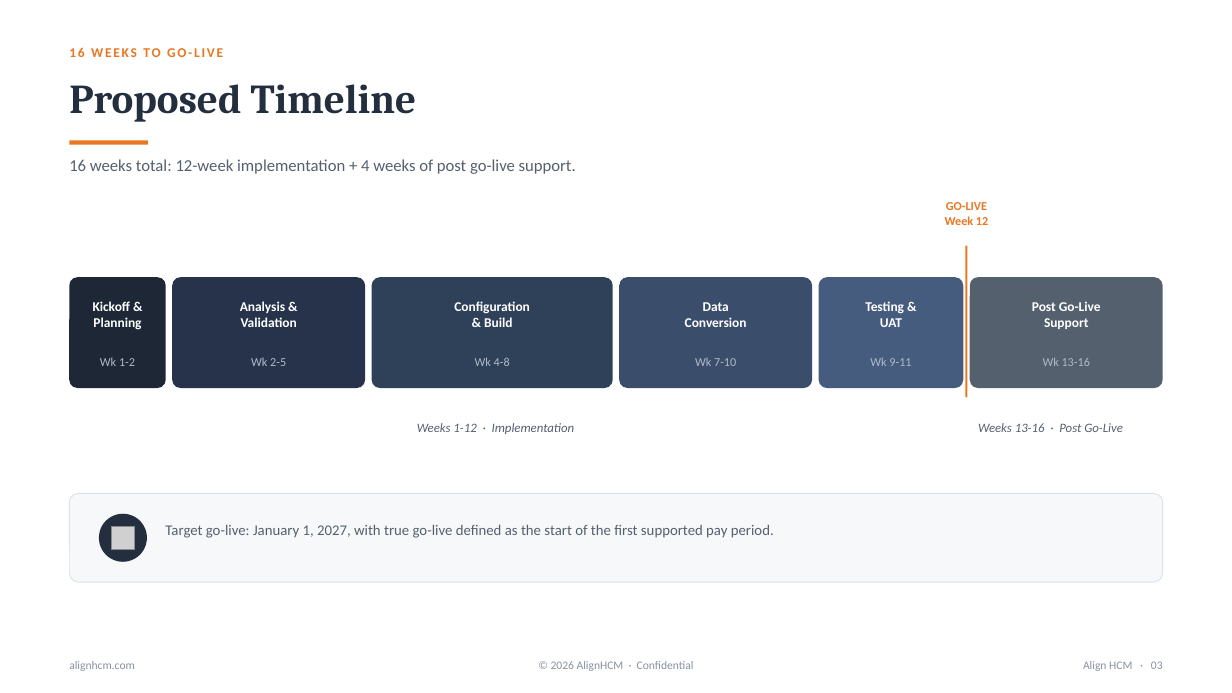
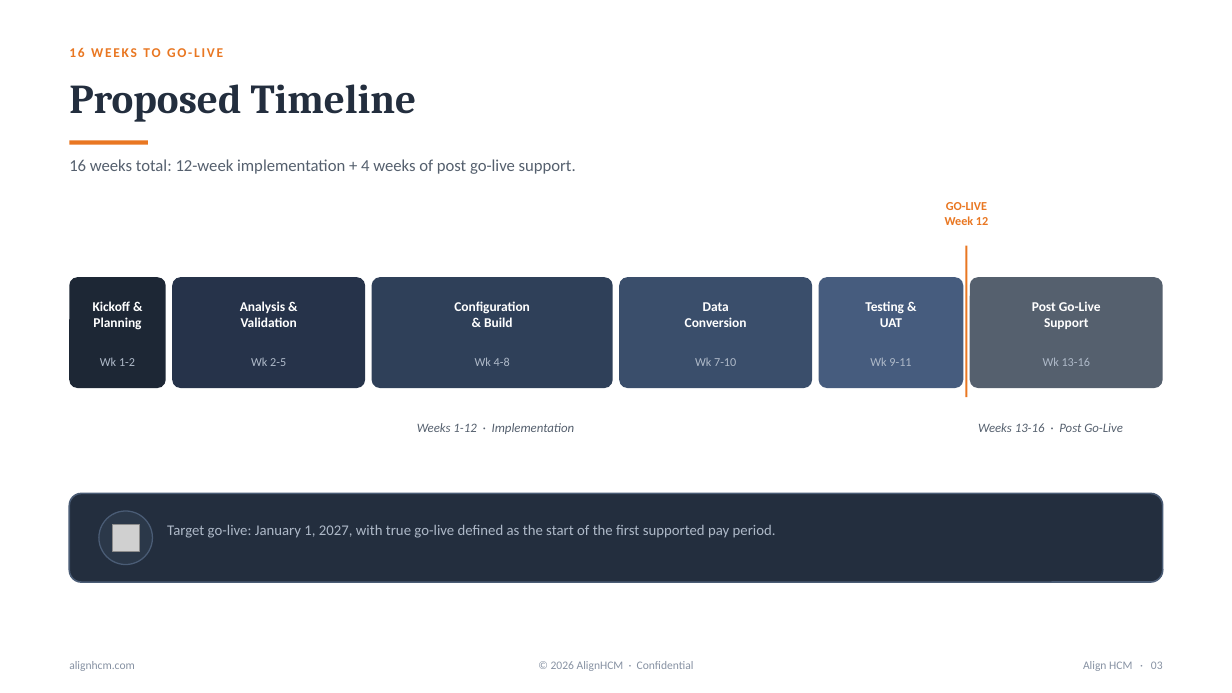
Before and after one commit to dillonmohr8777/client-operations-canonical, a slide deck: slide 3 of clients/align-hcm/deliverables/2026-08-12-bosley-hairclub-ukg-pro-merger-proposal/Align_HCM_Bosley_HairClub_UKG_Pro_Merger.pptx. Drawn at 1232x693 pixels with LibreOffice and Linux fonts; fonts in the diff are those of the drawing; grey boxes stand for pictures. Boxes give left, top, right and bottom in pixels: in the first picture for what was removed or moved away, otherwise in the second. Text is boxed around its words. In the diff, an @@ line names an element or a change of style, - is before the commit and + after.

```diff
--- a/clients/align-hcm/deliverables/2026-08-12-bosley-hairclub-ukg-pro-merger-proposal/Align_HCM_Bosley_HairClub_UKG_Pro_Merger.pptx
+++ b/clients/align-hcm/deliverables/2026-08-12-bosley-hairclub-ukg-pro-merger-proposal/Align_HCM_Bosley_HairClub_UKG_Pro_Merger.pptx
@@ rounded rectangle at [69, 494, 1163, 582]: fill #F6F8FA to #232E3E; outline #DCE2E9 0.75 pt to #4A5C75 1.25 pt; proportions changed @@
@@ ellipse: place and size @@
-ellipse at [99, 514, 147, 562]
+ellipse at [99, 511, 152, 565]
@@ ellipse at [99, 511, 152, 565]: fill #232E3E to #2B3849; outline none to #4A5C75 1 pt @@
@@ picture: place and size @@
-picture at [112, 526, 135, 549]
+picture at [113, 524, 140, 551]
@@ text "Target go-live: January 1, 2027, ..." at [167, 525, 776, 538]: text colour #55606E to #AEB9C8 @@
```
Also in this commit, not shown: 5 other slides changed, 25 other files.
